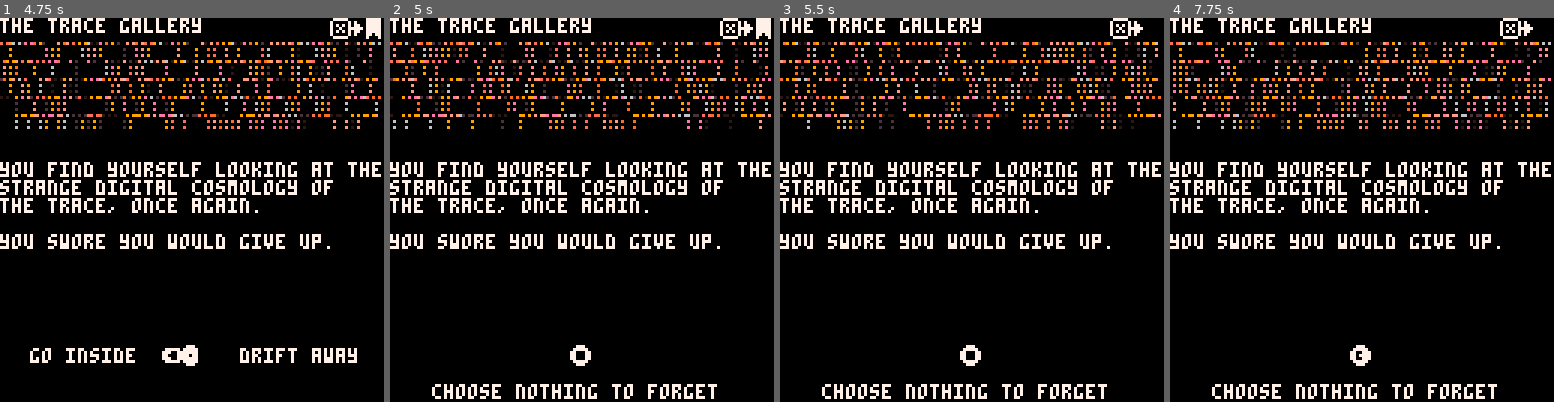
Above: before the commit, frames 1-4 (left to right).
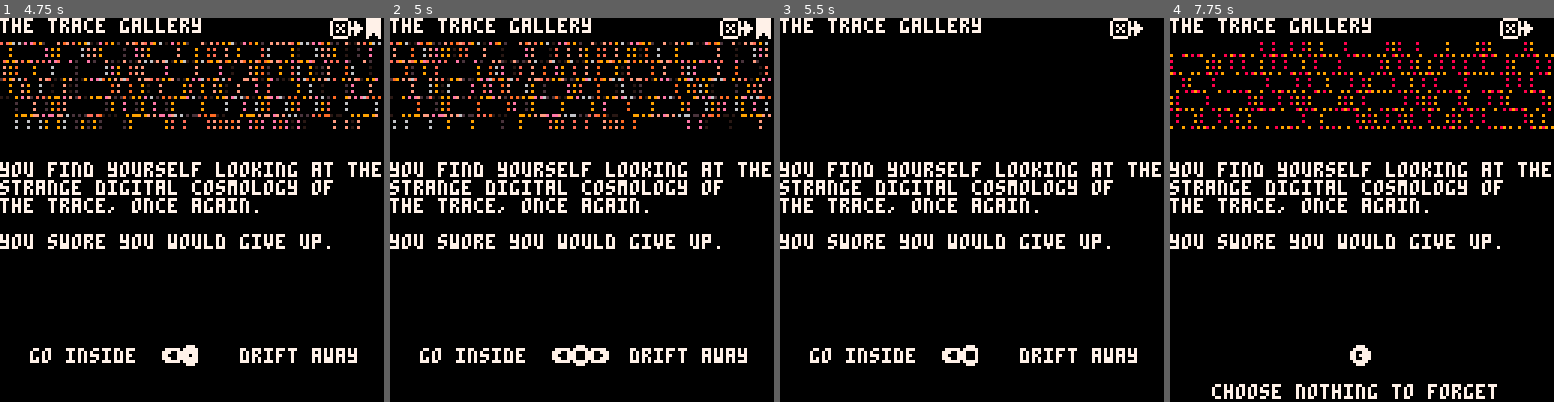
Above: after the commit, the same moments.

Repository: aebrer/pico8_carts
Game: PICO-8 cartridge games/the_trace/the_trace.p8
Two runs of this game, one before a commit and one after it. Both use one fixed random seed, a clock stepped at 60 frames per second and the inputs below.
Inputs:
- Up to frame 1 (4.75 s): tap X (X key) at 0.33, 0.7, 1.43, 2.58, 3.1, 3.62, 4.13, 4.65 s; tap O (Z key) at 1.07, 1.8, 2.43, 3.07, 3.7, 4.33 s; hold Right 2.33-3.33 s; hold Right 3.38-4.22 s; hold Up 4.27-4.67 s; hold Right from 4.72 s (still down)
- Up to frame 2 (5 s): keep holding Right; tap O (Z key) at 4.97 s
- Up to frame 3 (5.5 s): keep holding Right; tap X (X key) at 5.17 s
- Up to frame 4 (7.75 s): tap O (Z key) every 0.63 s from 5.6 to 7.5 s; tap X (X key) every 0.52 s from 5.68 to 7.23 s; release Right at 5.72 s; hold Down 5.77-6.1 s; hold Left 6.15-6.98 s; hold Right from 7.03 s (still down)

Frame 1 is identical in both runs. In frame 2, 2.5% of the frame differs, in the area x 7-93%, y 85-100%; in frame 3, 6.3%; in frame 4, 6.3%, in the area x 0-100%, y 6-29%.

Commit message:
small bugfix for reseting card options & Carson sfx update

Diff:
--- a/games/the_trace/the_trace.p8
+++ b/games/the_trace/the_trace.p8
@@ -191,8 +191,9 @@
  end
 
  if btnp(🅾️) then
+  sfx(41+obutt_ani%8,3)
   obutt_ani+=1
-  if(obutt_ani%8==7)side+=1cls()
+  if(obutt_ani%8==0)side+=1cls()
   doom_plus()
  end
 end
@@ -229,7 +230,6 @@
  page.leave_cb = nil
  page.dc=false
  page.on_leave = function(pg)
-  if(pg.no_choice)pg.choices={}
   page.i=false
   obutt_ani=0
   side=0
@@ -497,7 +497,8 @@
 "now you have to make a choice:\n"
 )
 lib[read_card].cb=function()
- if obutt_ani%8==7 then
+ debug[1]=obutt_ani
+ if obutt_ani%8==0 and obutt_ani>0 then
   lib[read_card].choices[⬅️]=ch_a_threat
   lib[read_card].choices[⬆️]=ch_just_art
   lib[read_card].choices[➡️]=ch_news_report
Not shown, changed: the sound effects (__sfx__) section of games/the_trace/the_trace.p8
